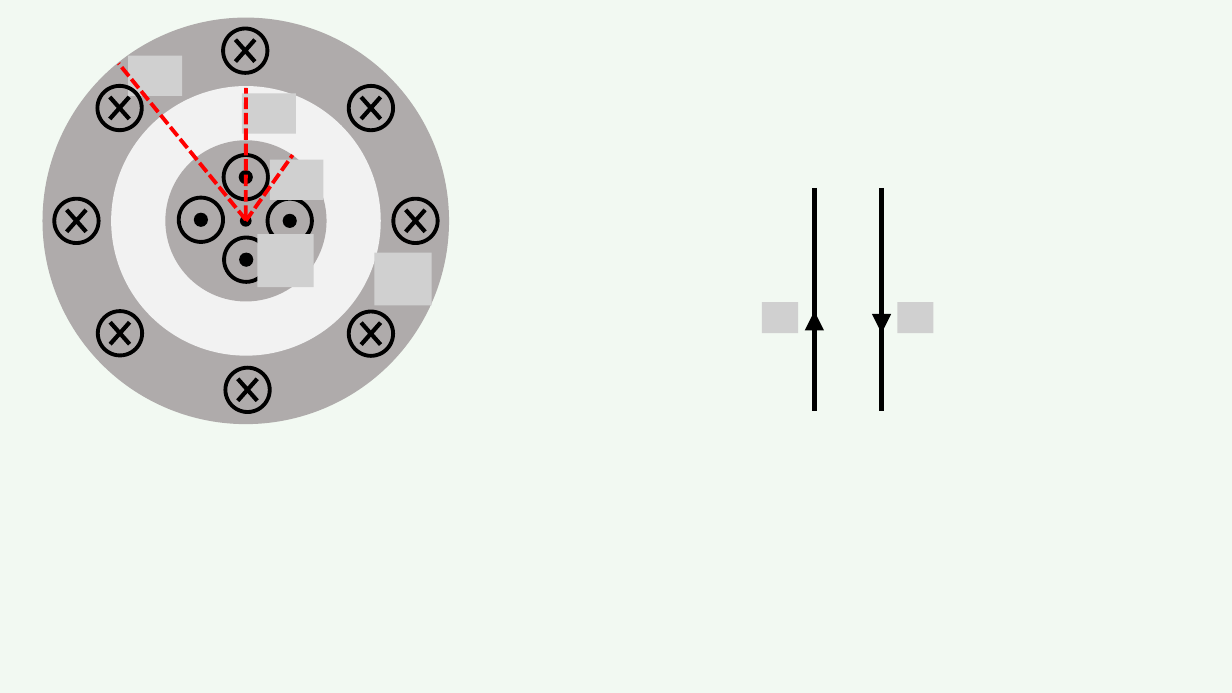
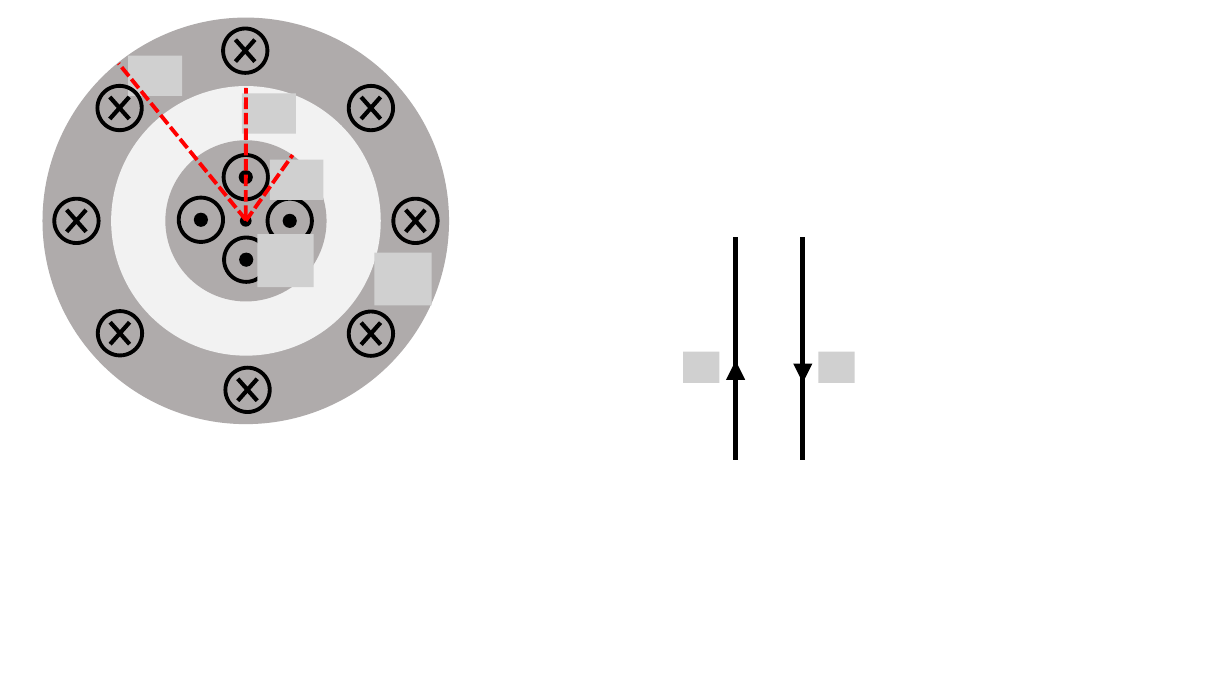
Before and after one commit to OSTP/PhysicsArtofModelling, a slide deck: slide 13 of tex/figures/MagneticSource/Figures.pptx (slide 14 before the commit). Drawn at 1232x693 pixels with LibreOffice and Linux fonts; fonts in the diff are those of the drawing; grey boxes stand for pictures. Boxes give left, top, right and bottom in pixels: in the first picture for what was removed or moved away, otherwise in the second. Text is boxed around its words. In the diff, an @@ line names an element or a change of style, - is before the commit and + after.

```diff
--- a/tex/figures/MagneticSource/Figures.pptx
+++ b/tex/figures/MagneticSource/Figures.pptx
@@ background #F2F9F2 to #FFFFFF @@
@@ picture removed at [762, 302, 799, 334] @@
@@ picture removed at [897, 302, 933, 334] @@
@@ picture added at [683, 352, 719, 384] @@
@@ picture added at [819, 352, 855, 384] @@
@@ 2 arrows, 2 lines: place and size @@
-2 arrows, 2 lines at [814, 188, 882, 410]
+2 arrows, 2 lines at [736, 238, 803, 460]
```
Also in this commit, not shown: 1 other slide changed, 1 slide added, 2 slides removed, 9 other files.
